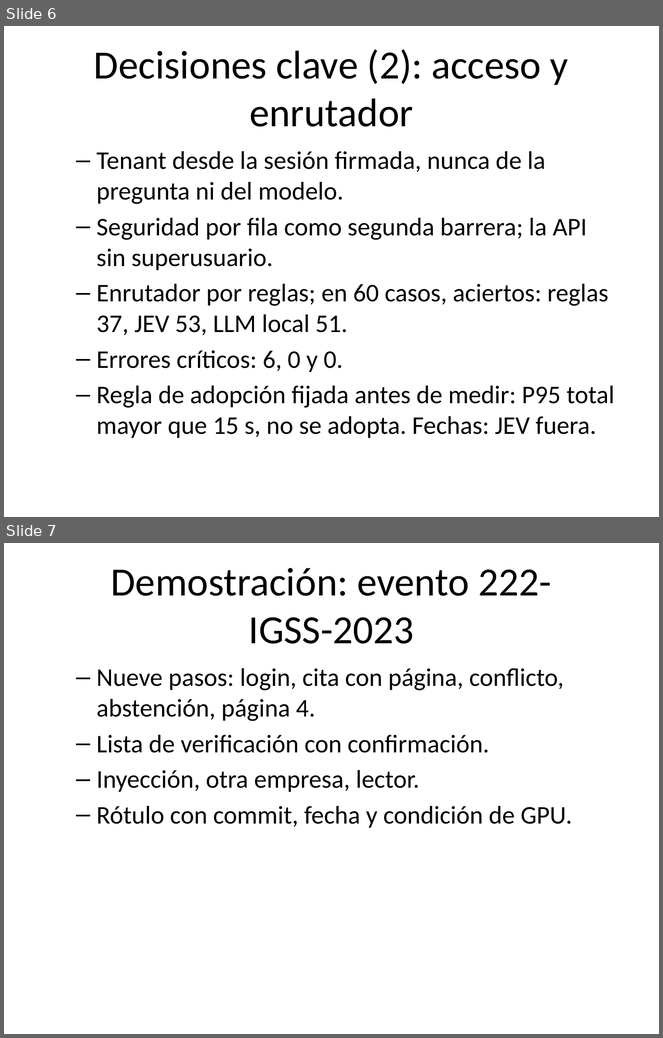
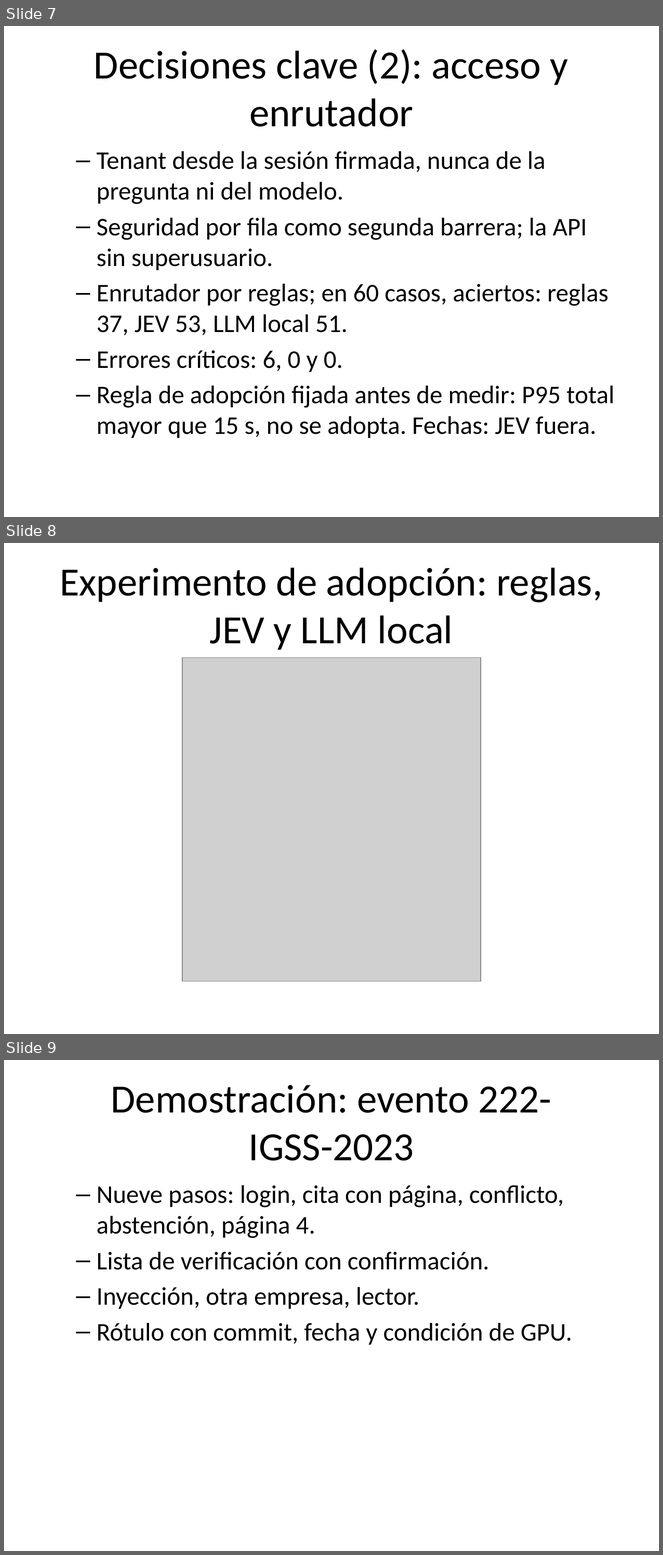
Before and after one commit to donmatthiuz/NLP, a slide deck: docs/presentacion/Diapositivas.pptx. Shown one above the other, each under a label of ours: slides 6 and 7 before the commit, slides 7, 8 and 9 after it. The pictures are 663x1038 and 663x1555 pixels, drawn with LibreOffice and Linux fonts; fonts in the diff are those of the drawing; grey boxes stand for pictures. Boxes give left, top, right and bottom in pixels: in the first picture for what was removed or moved away, otherwise in the second. Text is boxed around its words. In the diff, an @@ line names an element or a change of style, - is before the commit and + after.

Commit message:
docs: nueve diagramas verificados contra el código (revisión independiente: PASS), diapositivas del video con manifiesto, experimento e inyección, y pendientes al 19 de noviembre (D3)

```diff
--- a/docs/presentacion/Diapositivas.pptx
+++ b/docs/presentacion/Diapositivas.pptx
@@ slide 8 added at <box>4,543,659,1034</box>, background #FFFFFF @@
@@ title added at <box>60,567,603,650</box>, 44 pt, text #000000 @@
+Experimento de adopción: reglas, JEV y LLM local
@@ picture added at <box>182,657,481,981</box> @@
@@ what was slide 6 is now slide 7 @@
@@ what was slide 7 is now slide 9 @@
```
Also in this commit, not shown: 2 slides changed, 2 other slides added, 23 other files.
